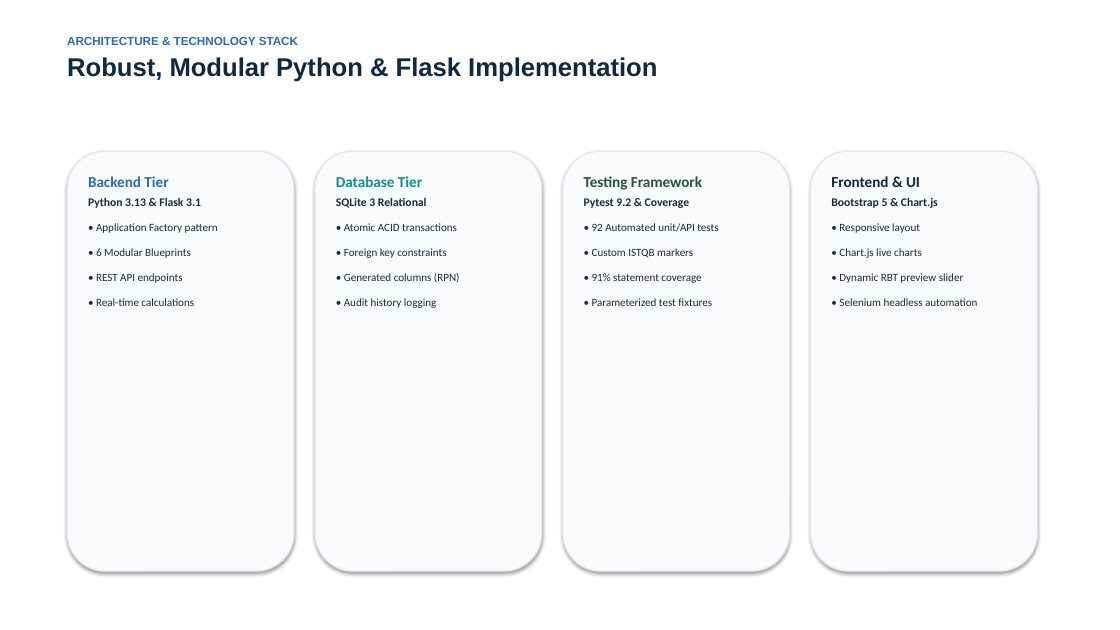
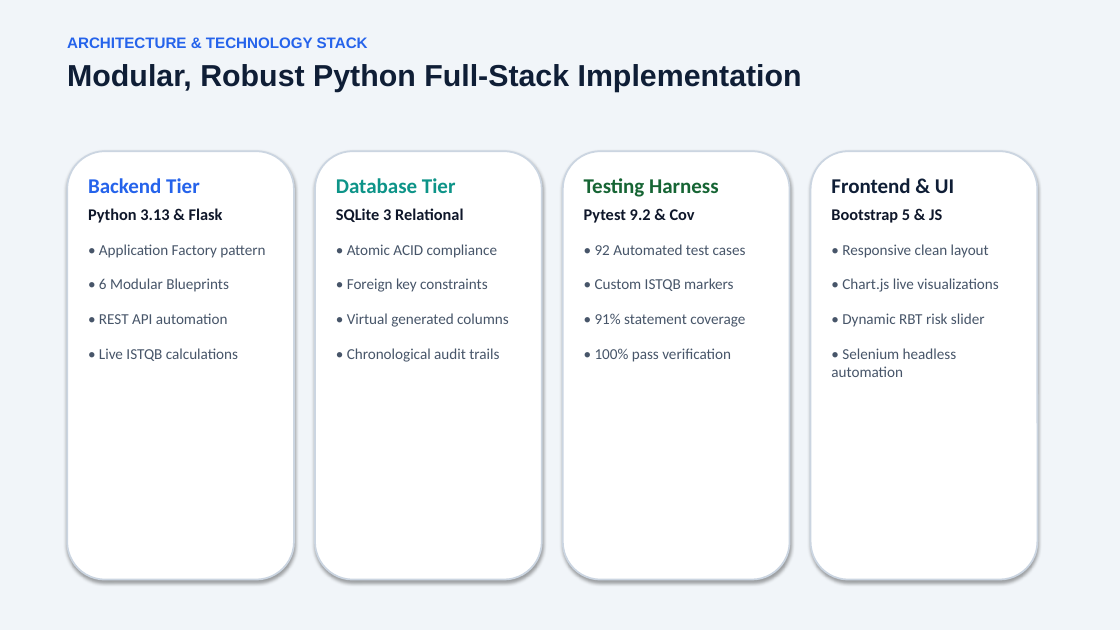
Before and after one commit to eya-khandoudi/TestFlow-ISTQB, a slide deck: slide 3 of docs/TestFlow_ISTQB_Presentation.pptx. Drawn at 1120x630 pixels with LibreOffice and Linux fonts; fonts in the diff are those of the drawing. Boxes give left, top, right and bottom in pixels: in the first picture for what was removed or moved away, otherwise in the second. Text is boxed around its words. In the diff, an @@ line names an element or a change of style, - is before the commit and + after.

Commit message:
Enhance TestFlow presentation with modern 16:9 design and large readable typography

```diff
--- a/docs/TestFlow_ISTQB_Presentation.pptx
+++ b/docs/TestFlow_ISTQB_Presentation.pptx
@@ rectangle added at (x1=0, y1=0, x2=1120, y2=630), fill #F1F5F9 @@
@@ text at (x1=67, y1=37, x2=368, y2=48): size 10 to 13 pt, text colour #2B6CB0 to #2563EB in "ARCHITECTURE & TECHNOLOGY STACK" @@
@@ text at (x1=67, y1=64, x2=802, y2=92): text changed; size 22 to 26 pt; text colour #0F2942 to #0F1E36 @@
-Robust, Modular Python & Flask Implementation
+Modular, Robust Python Full-Stack Implementation
@@ rounded rectangle resized from (x1=67, y1=151, x2=294, y2=571) to (x1=67, y1=151, x2=294, y2=580) @@
@@ text at (x1=88, y1=178, x2=265, y2=292): size 13 to 18 pt, text colour #2B6CB0 to #2563EB in "Backend Tier"; size 9.5 to 13 pt, text colour #1E293B to #475569 in "• Application Factory pattern", "• 6 Modular Blueprints"; more space between paragraphs @@
@@ rounded rectangle resized from (x1=315, y1=151, x2=542, y2=571) to (x1=315, y1=151, x2=542, y2=580) @@
@@ text at (x1=336, y1=178, x2=488, y2=292): size 13 to 18 pt in "Database Tier"; size 10 to 14 pt, text colour #1E293B to #0F172A in "SQLite 3 Relational"; size 9.5 to 13 pt, text colour #1E293B to #475569 in "• Foreign key constraints"; more space between paragraphs @@
@@ rounded rectangle resized from (x1=563, y1=151, x2=790, y2=571) to (x1=563, y1=151, x2=790, y2=580) @@
@@ text at (x1=584, y1=178, x2=746, y2=255): text changed; size 9.5 to 13 pt; text colour #1E293B to #475569 @@
-Testing Framework
-Pytest 9.2 & Coverage
-• 92 Automated unit/API tests
+Testing Harness
+Pytest 9.2 & Cov
+• 92 Automated test cases
@@ fill #F8FAFC to #FFFFFF; outline #E2E8F0 1 pt to #CBD5E1 1.5 pt in 4 elements at (x1=67, y1=151, x2=294, y2=580), (x1=315, y1=151, x2=542, y2=580), (x1=563, y1=151, x2=790, y2=580), (x1=811, y1=151, x2=1038, y2=580) @@
@@ rounded rectangle resized from (x1=811, y1=151, x2=1038, y2=571) to (x1=811, y1=151, x2=1038, y2=580) @@
@@ text at (x1=831, y1=178, x2=957, y2=377): size 13 to 18 pt, text colour #0F2942 to #0F1E36 in "Frontend & UI"; size 9.5 to 13 pt, text colour #1E293B to #475569 in "• Selenium headless automation"; more space between paragraphs @@
@@ text at (x1=88, y1=208, x2=223, y2=223): text changed; size 10 to 14 pt; text colour #1E293B to #0F172A @@
-Python 3.13 & Flask 3.1
+Python 3.13 & Flask
@@ text at (x1=831, y1=209, x2=998, y2=327): text changed; size 9.5 to 13 pt; text colour #1E293B to #475569 @@
-Bootstrap 5 & Chart.js
-• Responsive layout
-• Chart.js live charts
-• Dynamic RBT preview slider
+Bootstrap 5 & JS
+• Responsive clean layout
+• Chart.js live visualizations
+• Dynamic RBT risk slider
@@ text at (x1=347, y1=244, x2=497, y2=258): text changed; size 9.5 to 13 pt; text colour #1E293B to #475569 @@
-• Atomic ACID transactions
+• Atomic ACID compliance
@@ text at (x1=595, y1=278, x2=745, y2=327): size 9.5 to 13 pt, text colour #1E293B to #475569 in "• Custom ISTQB markers", "• 91% statement coverage"; more space between paragraphs @@
@@ text at (x1=99, y1=313, x2=238, y2=361): text changed; size 9.5 to 13 pt; text colour #1E293B to #475569 @@
-• REST API endpoints
-• Real-time calculations
+• REST API automation
+• Live ISTQB calculations
@@ text at (x1=347, y1=313, x2=509, y2=362): text changed; size 9.5 to 13 pt; text colour #1E293B to #475569 @@
-• Generated columns (RPN)
-• Audit history logging
+• Virtual generated columns
+• Chronological audit trails
@@ text at (x1=595, y1=348, x2=731, y2=362): text changed; size 9.5 to 13 pt; text colour #1E293B to #475569 @@
-• Parameterized test fixtures
+• 100% pass verification
```
Also in this commit, not shown: 12 other slides changed, 2 other files.
